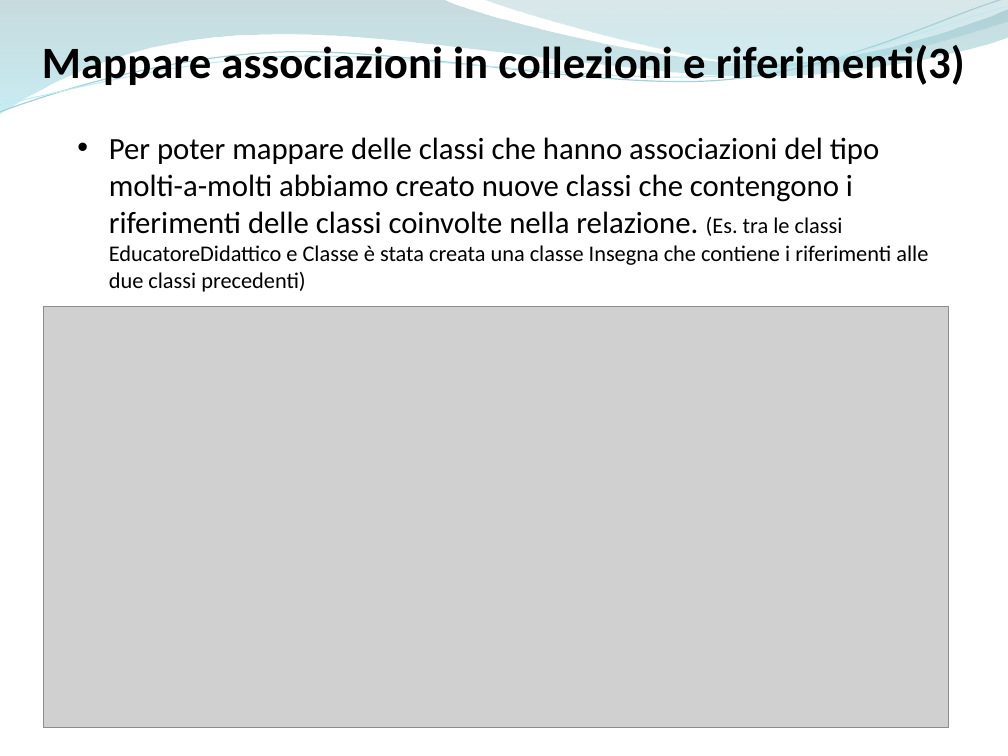
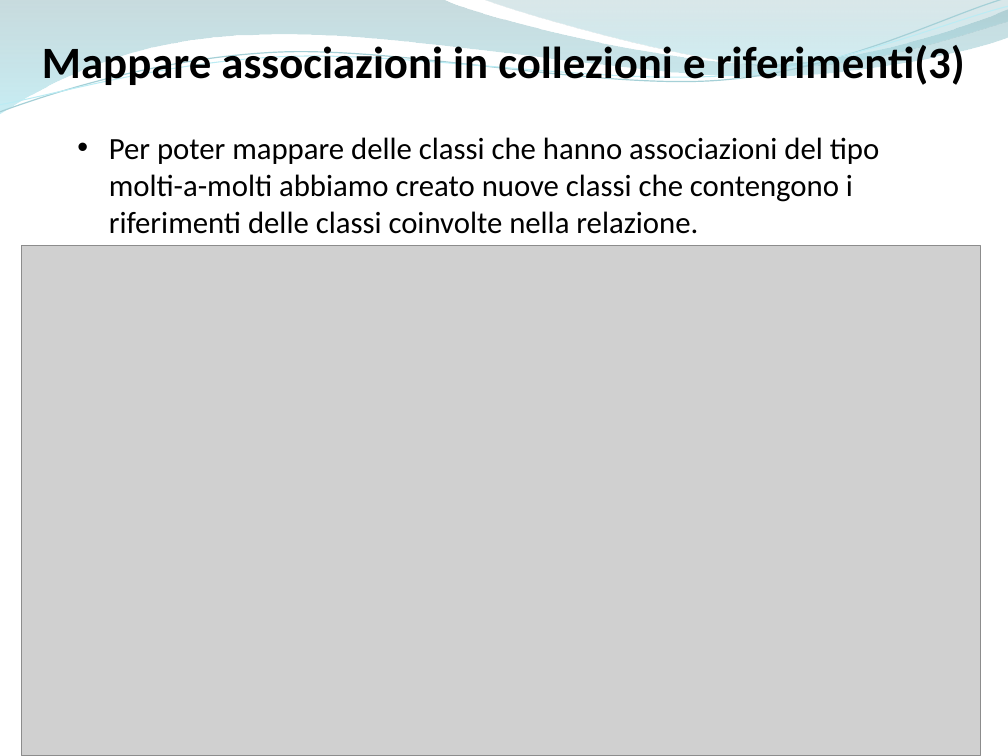
Before and after one commit to ammirate/at-silo, a slide deck: slide 6 of Presentazione/Atsilo2/Luigi/Luigi_PresentazioneFinale.pptx. Drawn at 1008x756 pixels with LibreOffice and Linux fonts; fonts in the diff are those of the drawing; grey boxes stand for pictures. Boxes give left, top, right and bottom in pixels: in the first picture for what was removed or moved away, otherwise in the second. Text is boxed around its words. In the diff, an @@ line names an element or a change of style, - is before the commit and + after.

```diff
--- a/Presentazione/Atsilo2/Luigi/Luigi_PresentazioneFinale.pptx
+++ b/Presentazione/Atsilo2/Luigi/Luigi_PresentazioneFinale.pptx
@@ text at <box>109,137,879,234</box>: text changed @@
-• Per poter mappare delle classi che hanno associazioni del tipo molti-a-molti abbiamo creato nuove classi che contengono i riferimenti delle classi coinvolte nella relazione. (Es. tra le classi EducatoreDidattico e Classe è stata creata una classe Insegna che contiene i riferimenti alle due classi precedenti)
+• Per poter mappare delle classi che hanno associazioni del tipo molti-a-molti abbiamo creato nuove classi che contengono i riferimenti delle classi coinvolte nella relazione.
@@ picture: place and size @@
-picture at <box>43,307,949,728</box>
+picture at <box>21,246,980,756</box>
```
Also in this commit, not shown: 7 other slides changed, 1 slide added.
